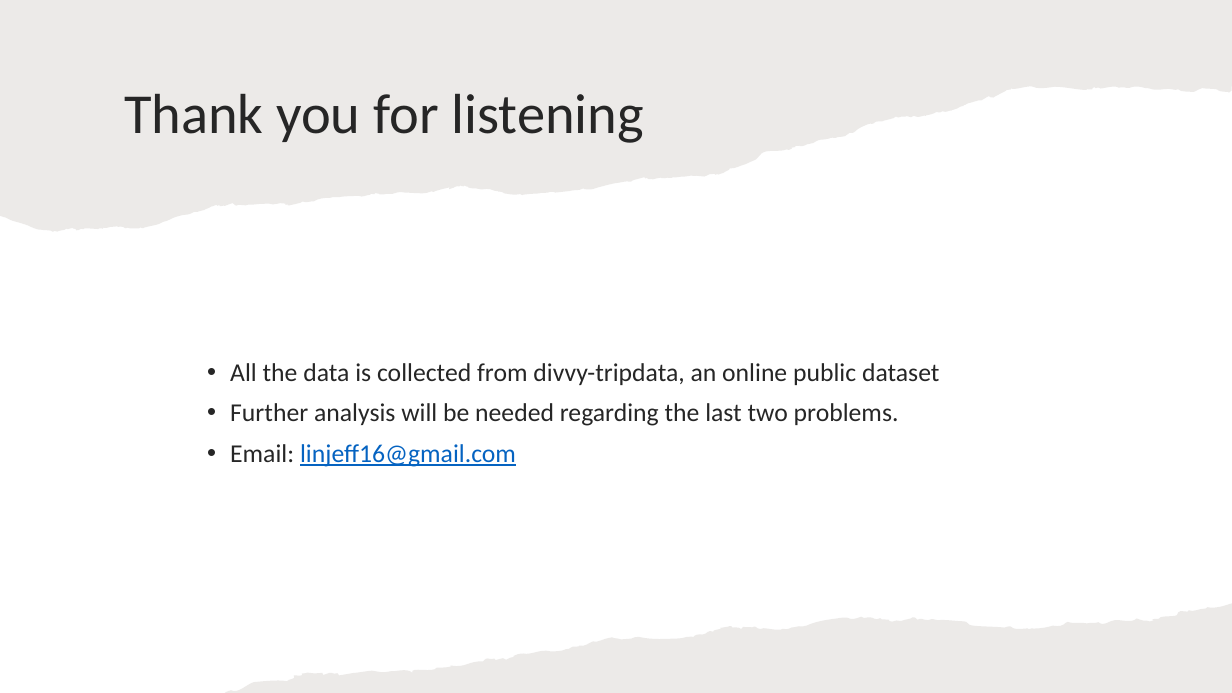
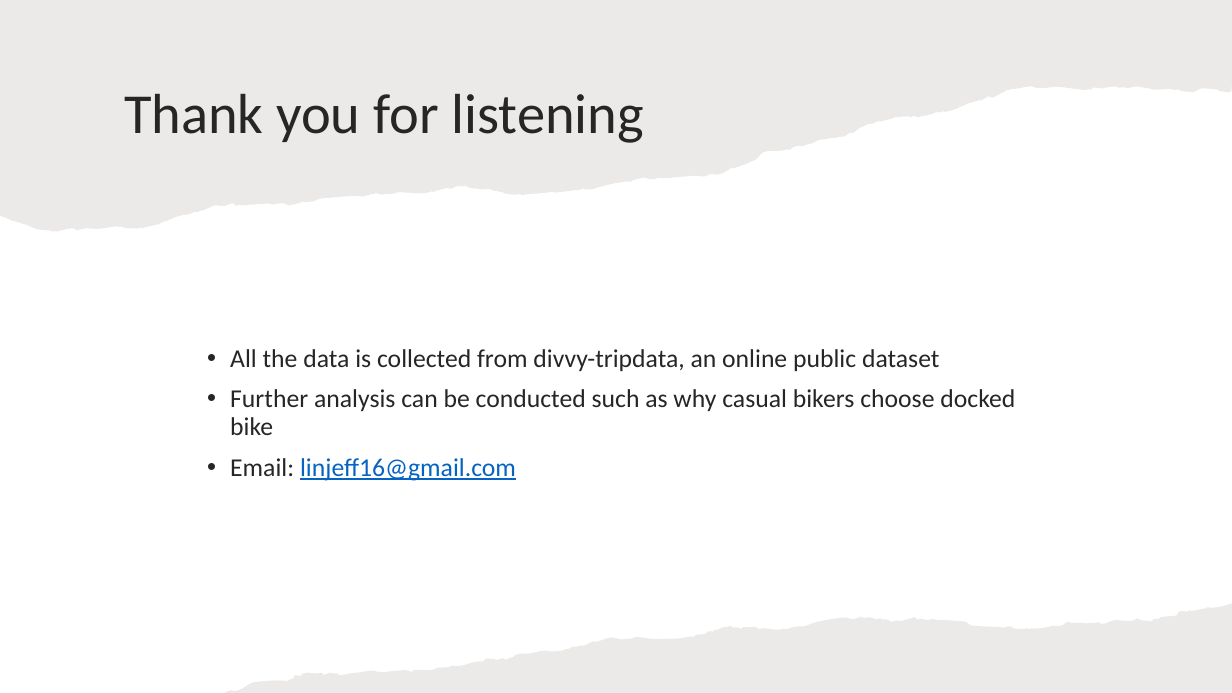
Before and after one commit to jeff-lin1422/DA-Case-Studies-Cyclistic, a slide deck: slide 10 of Case Study for Cyclistic.pptx. Drawn at 1232x693 pixels with LibreOffice and Linux fonts; fonts in the diff are those of the drawing. Boxes give left, top, right and bottom in pixels: in the first picture for what was removed or moved away, otherwise in the second. Text is boxed around its words. In the diff, an @@ line names an element or a change of style, - is before the commit and + after.

```diff
--- a/Case Study for Cyclistic.pptx
+++ b/Case Study for Cyclistic.pptx
@@ text at [230, 389, 1015, 435]: text changed @@
-• Further analysis will be needed regarding the last two problems.
+• Further analysis can be conducted such as why casual bikers choose docked bike
```
Also in this commit, not shown: 4 other slides changed.
